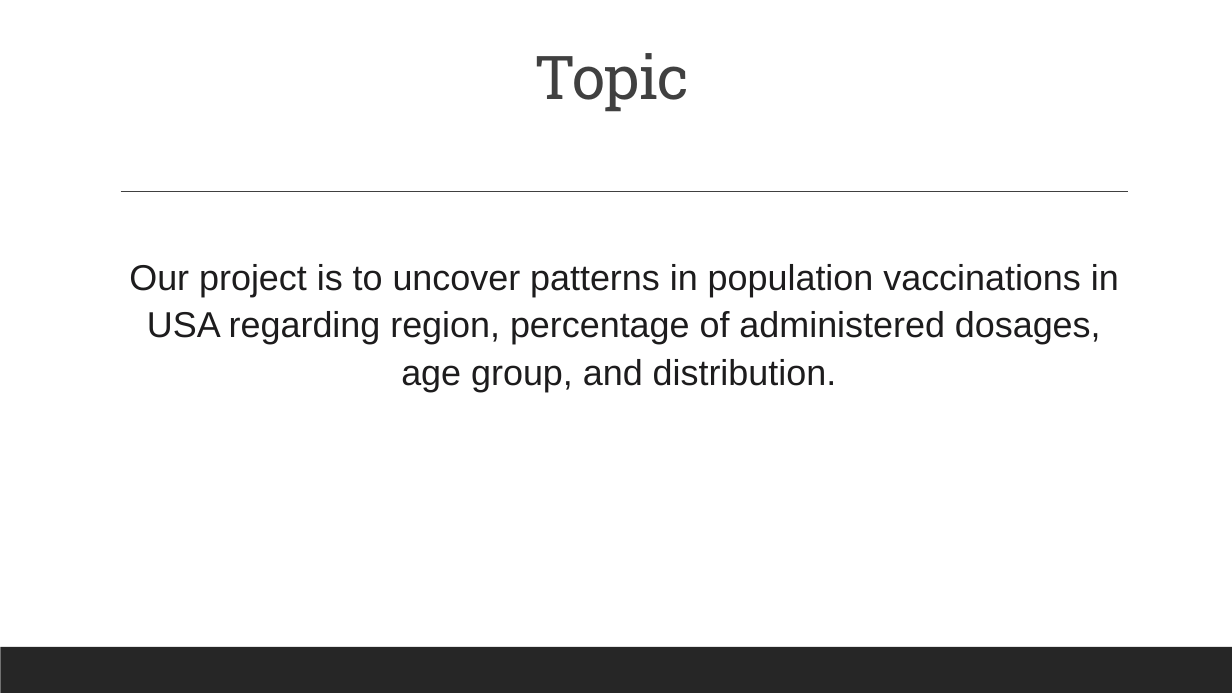
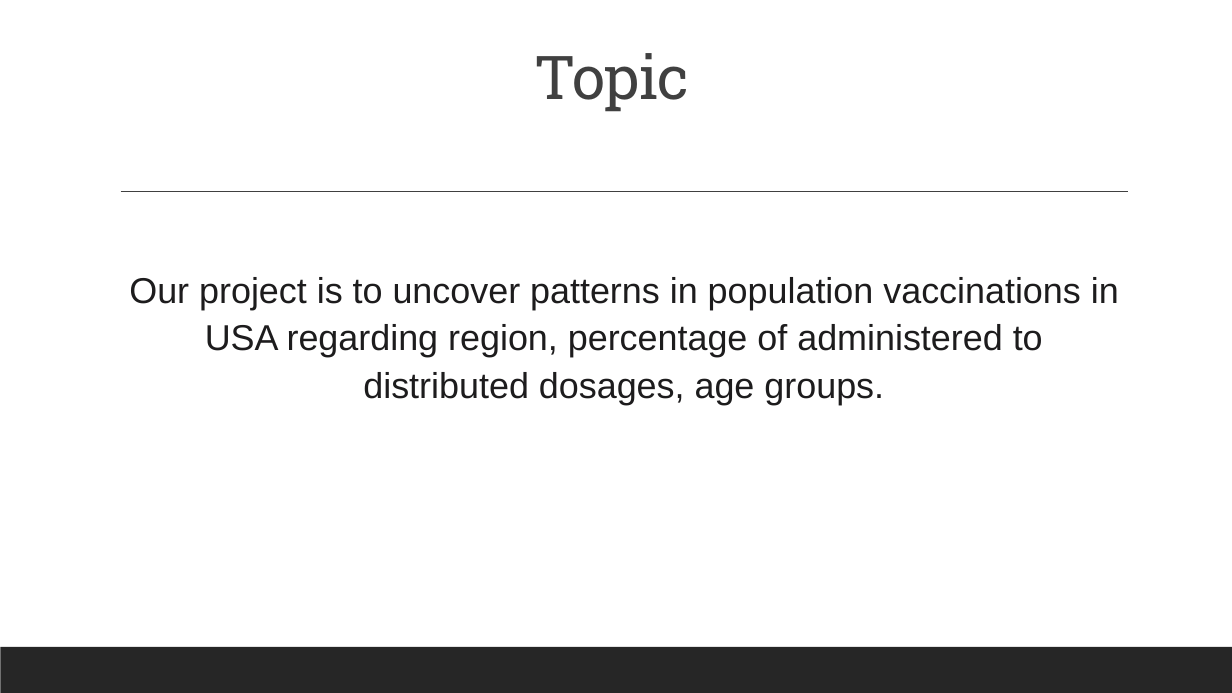
Before and after one commit to Ramsha2025/US-Vaccine-Tracker-Challenge, a slide deck: slide 2 of US Vaccine Tracker.pptx. Drawn at 1232x693 pixels with LibreOffice and Linux fonts; fonts in the diff are those of the drawing. Boxes give left, top, right and bottom in pixels: in the first picture for what was removed or moved away, otherwise in the second. Text is boxed around its words. In the diff, an @@ line names an element or a change of style, - is before the commit and + after.

```diff
--- a/US Vaccine Tracker.pptx
+++ b/US Vaccine Tracker.pptx
@@ text at bbox=[129, 277, 1119, 405]: text changed @@
-  Our project is to uncover patterns in population vaccinations in USA regarding region, percentage of administered dosages, age group, and distribution.
+  Our project is to uncover patterns in population vaccinations in USA regarding region, percentage of administered to distributed dosages, age groups.
```
Also in this commit, not shown: 5 other slides changed, 4 slides added, 1 slide removed.
